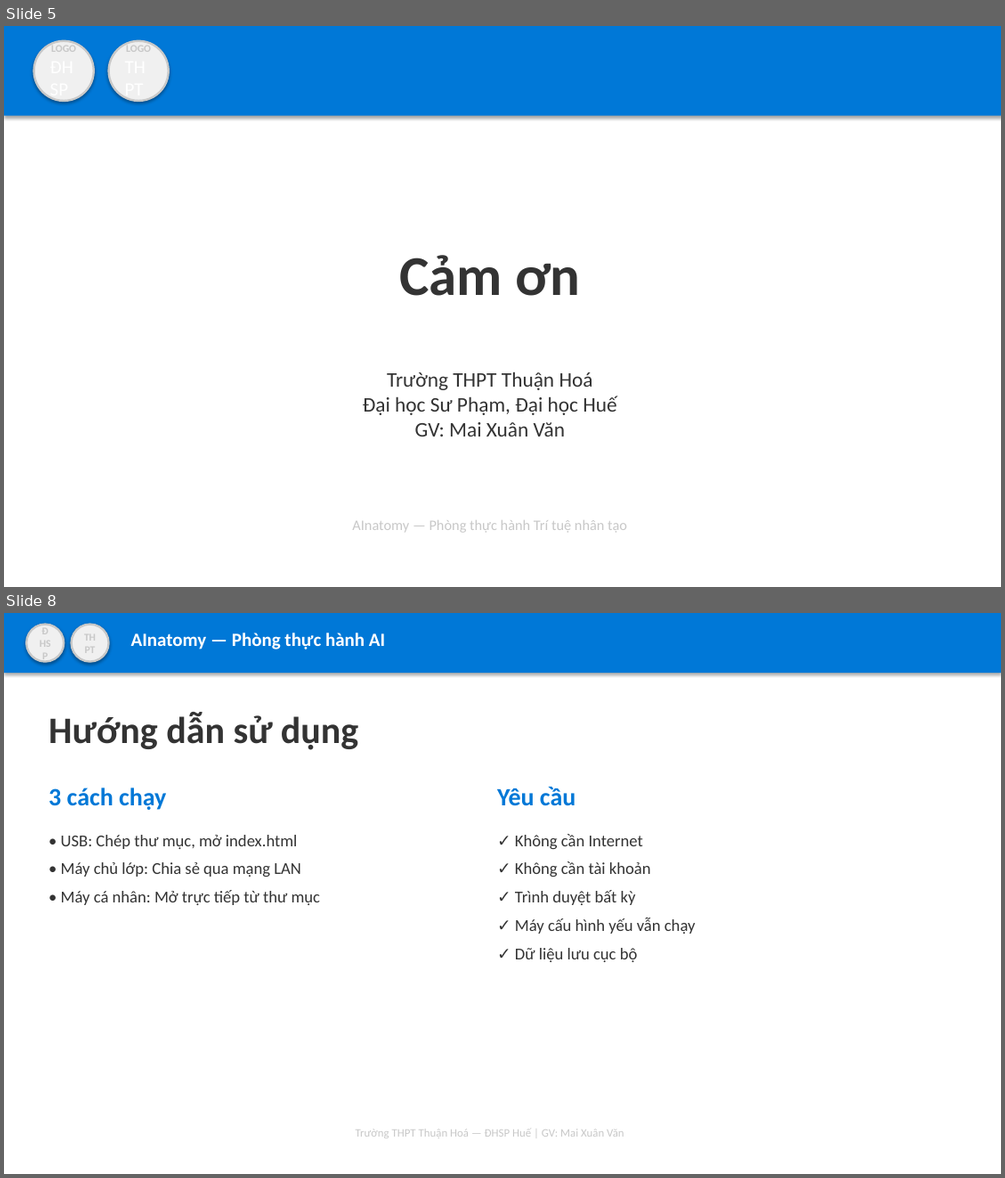
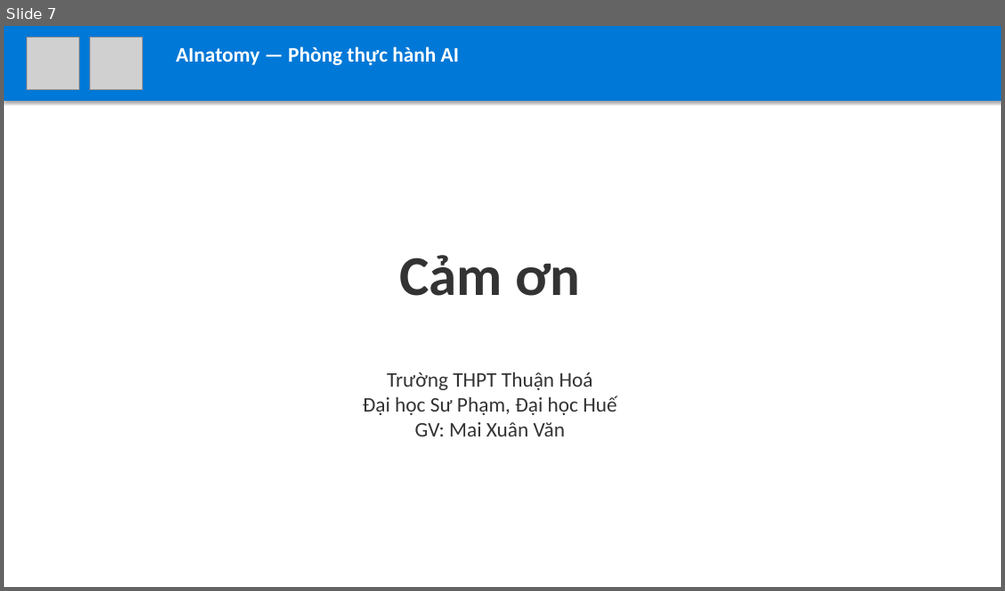
Before and after one commit to mxuanvan02/ainatomy, a slide deck: template_thuanhoa.pptx. Shown one above the other, each under a label of ours: slides 5 and 8 before the commit, slide 7 after it; the slides between them are not shown. The pictures are 1005x1178 and 1005x591 pixels, drawn with LibreOffice and Linux fonts; fonts in the diff are those of the drawing; grey boxes stand for pictures. Boxes give left, top, right and bottom in pixels: in the first picture for what was removed or moved away, otherwise in the second. Text is boxed around its words. In the diff, an @@ line names an element or a change of style, - is before the commit and + after.

Commit message:
Thêm logo thật từ Wikipedia và template slide báo cáo 7 trang
- Tải logo ĐHSP Huế từ Wikipedia (SVG → PNG 3750x3750)
- Tải logo THPT Thuận Hoá từ website trường (JPG 955x956)
- Tạo template_thuanhoa.pptx với 7 slides: bìa, vấn đề, giải pháp, tích hợp chương trình, kết quả, demo, cảm ơn
- Nghiên cứu workflow: Marp, Slidev, reveal.js, mkdeck

```diff
--- a/template_thuanhoa.pptx
+++ b/template_thuanhoa.pptx
@@ slide 8 removed at (4, 613, 1001, 1174), background #FFFFFF @@
@@ rectangle removed at (4, 613, 1001, 673) @@
@@ ellipse removed at (26, 625, 64, 662) @@
-ĐHSP
@@ ellipse removed at (72, 625, 109, 662) @@
-THPT
@@ text removed at (131, 633, 385, 649) @@
-AInatomy — Phòng thực hành AI
@@ text removed at (48, 713, 358, 750) @@
-Hướng dẫn sử dụng
@@ text removed at (48, 787, 321, 905) @@
-3 cách chạy
-• USB: Chép thư mục, mở index.html
-• Máy chủ lớp: Chia sẻ qua mạng LAN
-• Máy cá nhân: Mở trực tiếp từ thư mục
@@ text removed at (497, 787, 696, 962) @@
-Yêu cầu
-✓ Không cần Internet
-✓ Không cần tài khoản
-✓ Trình duyệt bất kỳ
-✓ Máy cấu hình yếu vẫn chạy
-✓ Dữ liệu lưu cục bộ
@@ text removed at (356, 1129, 623, 1138) @@
-Trường THPT Thuận Hoá — ĐHSP Huế | GV: Mai Xuân Văn
@@ what was slide 5 is now slide 7 @@
@@ slide 7 changed as well @@
@@ rectangle: place and size @@
-rectangle at (4, 26, 1001, 116)
+rectangle at (4, 26, 1001, 101)
@@ picture added at (26, 38, 79, 89) @@
@@ ellipse removed at (34, 41, 94, 101) @@
-LOGO
-ĐHSP
@@ picture added at (90, 38, 142, 89) @@
@@ ellipse removed at (109, 41, 169, 101) @@
-LOGO
-THPT
@@ text at (176, 46, 459, 65): text changed; size 14 to 20 pt; text colour #C8C8C8 to #FFFFFF; bold on @@
-AInatomy — Phòng thực hành Trí tuệ nhân tạo
+AInatomy — Phòng thực hành AI
```
Also in this commit, not shown: 2 other slides changed, 4 slides added, 4 other slides removed, 4 other files.
